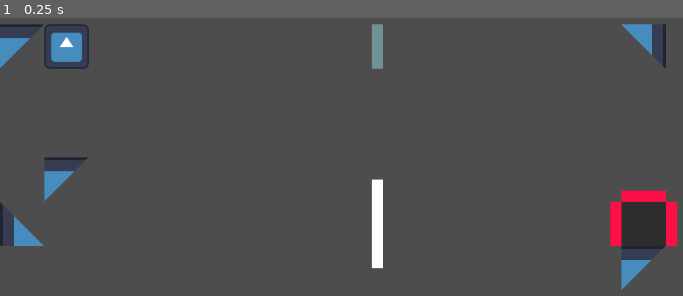
Above: before the commit, frame 1.
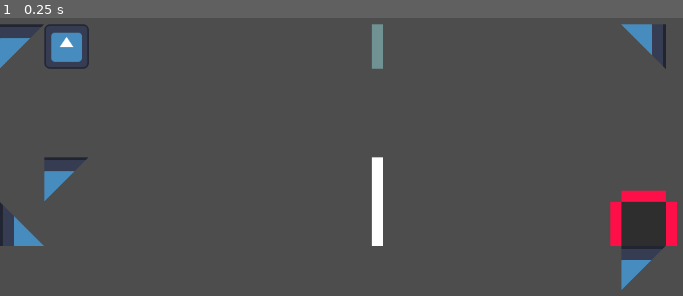
Above: after the commit, the same moment.

Repository: Username4D/signal_quest
Game: Godot game, scene res://scenes/gameplay_view.tscn
Two runs of this game, one before a commit and one after it. Both use one fixed random seed, a clock stepped at 60 frames per second and the inputs below. The project has no main scene, so this scene is started directly. The engine's default icon, where the game draws it, is replaced by a stand-in: a white triangle on a blue panel in a dark square.
Inputs:
- Up to frame 1 (0.25 s): no input

The runs differ from the first frame. In frame 1, 0.3% of the frame differs, in the area x 54-57%, y 50-90%.

Commit message:
added game state management

Diff:
--- a/scenes/gameplay_view.tscn
+++ b/scenes/gameplay_view.tscn
@@ -1,5 +1,6 @@
-[gd_scene load_steps=7 format=3 uid="uid://dtrnsgpe5umma"]
+[gd_scene load_steps=8 format=3 uid="uid://dtrnsgpe5umma"]
 
+[ext_resource type="Script" uid="uid://uylpcw88qumq" path="res://scripts/gameplay_view.gd" id="1_exiar"]
 [ext_resource type="PackedScene" uid="uid://ca8af6w4i2btf" path="res://scenes/signal_emitter.tscn" id="1_opx44"]
 [ext_resource type="PackedScene" uid="uid://dw036t4flpb1t" path="res://scenes/wall_angled.tscn" id="3_a4xli"]
 [ext_resource type="PackedScene" uid="uid://x4u5d6vrkaax" path="res://scenes/rotator.tscn" id="4_7nf73"]
@@ -8,6 +9,7 @@
 [ext_resource type="PackedScene" uid="uid://cibwvmvqkdyqq" path="res://scenes/toggle_wall.tscn" id="6_66ihu"]
 
 [node name="gameplay_view" type="Node2D"]
+script = ExtResource("1_exiar")
 
 [node name="signal_emitter" parent="." instance=ExtResource("1_opx44")]
 position = Vector2(96, 96)
@@ -58,5 +60,5 @@
 Target = NodePath("../toggle_wall")
 
 [node name="toggle_wall" parent="." instance=ExtResource("6_66ihu")]
-position = Vector2(544, 352)
+position = Vector2(544, 320)
 scale = Vector2(1, 2)
--- /dev/null
+++ b/scripts/gameplay_view.gd
@@ -0,0 +1,16 @@
+extends Node2D
+
+@export var game_state = "build" # build, finish, start
+signal start
+signal build
+
+func _input(event: InputEvent) -> void:
+	if Input.is_action_just_pressed("ui_start"):
+		if game_state == "build":
+			game_state = "start"
+			start.emit()
+			print("start")
+		elif game_state == "start":
+			game_state = "build"
+			build.emit()
+			print("build")
--- a/scripts/rotator.gd
+++ b/scripts/rotator.gd
@@ -13,10 +13,8 @@
 var og = 0
 func press():
 	target_rotation += 90
-	print("lol")
 func _physics_process(delta: float) -> void:
 
-	print(self.vrotation_degrees)
 	vrotation_degrees = move_toward(vrotation_degrees, target_rotation, speed * delta)
 
 	for i in [target_n, target_o, target_s, target_w]:
--- a/scripts/signal.gd
+++ b/scripts/signal.gd
@@ -35,6 +35,8 @@
 		self.rotate(deg_to_rad(360))
 	$ray.rotation_degrees = rotation_virtual
 	move_and_collide(velocity)
-func _input(event: InputEvent) -> void:
-	if Input.is_action_just_pressed("ui_start"):
-		self.queue_free()
+func stop() -> void:
+	self.queue_free()
+
+func _ready() -> void:
+	self.get_parent().build.connect(stop)
--- a/scripts/signal_emitter.gd
+++ b/scripts/signal_emitter.gd
@@ -3,15 +3,20 @@
 var signal_scene = preload("res://scenes/signal.tscn")
 @export var passive = false
 
-func _input(event: InputEvent) -> void:
-	if Input.is_action_just_pressed("ui_start") and not passive:
-		var signal_obj = signal_scene.instantiate()
-		signal_obj.position = self.position
-		signal_obj.rotation = self.rotation
-		self.get_parent().add_child(signal_obj)
+
 func press():
 	if passive:
 		var signal_obj = signal_scene.instantiate()
 		signal_obj.position = self.position
 		signal_obj.rotation = self.rotation
 		self.get_parent().add_child(signal_obj)
+
+func start():
+	if not passive:
+		var signal_obj = signal_scene.instantiate()
+		signal_obj.position = self.position
+		signal_obj.rotation = self.rotation
+		self.get_parent().add_child(signal_obj)
+
+func _ready() -> void:
+	self.get_parent().start.connect(start)
Not shown, added: scripts/gameplay_view.gd.uid
